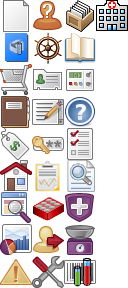
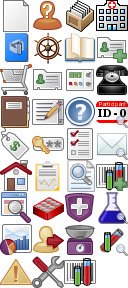
Layer changes from the first 128×288 image to the second:
added layer "IdentifierSearch" above "Identifier#1" over [116, 116, 128, 128]
added layer "Identifier#1" above "AliquotSearch" over [96, 101, 128, 123]
added layer "AliquotSearch" above "SampleSearch" over [116, 244, 128, 256]
added layer "SampleSearch" above "MessageSearch" over [116, 212, 128, 224]
added layer "MessageSearch" above "Aliquot" over [116, 148, 128, 160]
added layer "Aliquot" above "Sample" over [98, 227, 125, 254]
added layer "Sample" above "CollectionAdd#2" over [98, 192, 126, 224]
added layer "CollectionAdd#2" above "CollectionAdd#1" over [113, 177, 127, 191]
added layer "CollectionAdd" above "Mail" over [96, 162, 128, 191]
added layer "Mail" above "Phone" over [96, 133, 128, 156]
added layer "Phone" above "ParticipantAdd#2" over [96, 65, 128, 96]
added layer "ParticipantAdd" above "ParticipantAdd#1" over [113, 49, 127, 63]
added layer "ParticipantAdd#1" above "Address Book_32x32.png" over [97, 37, 126, 58]
painted on "Contact_32x32.png" over [38, 69, 57, 89]
